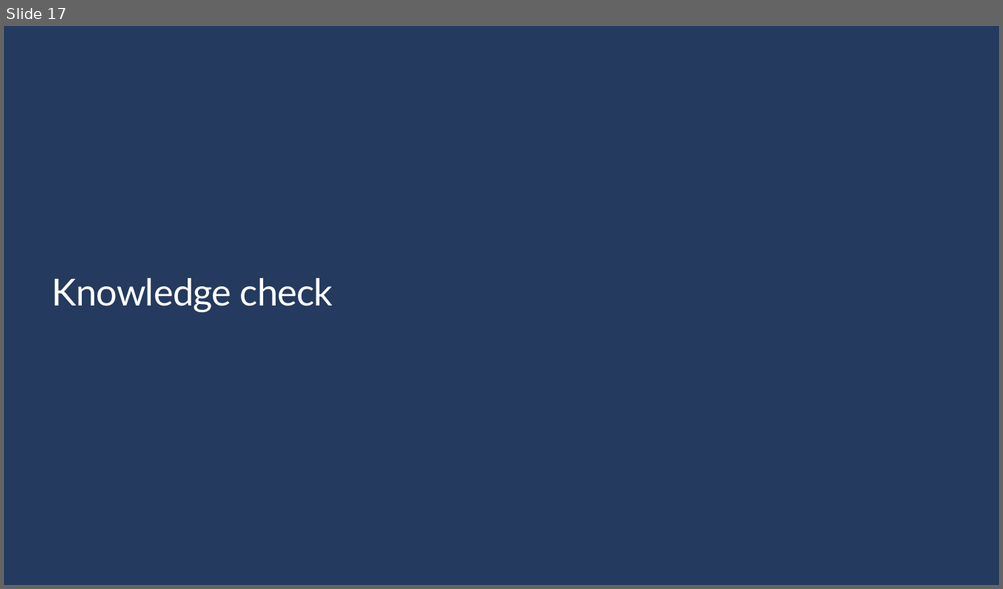
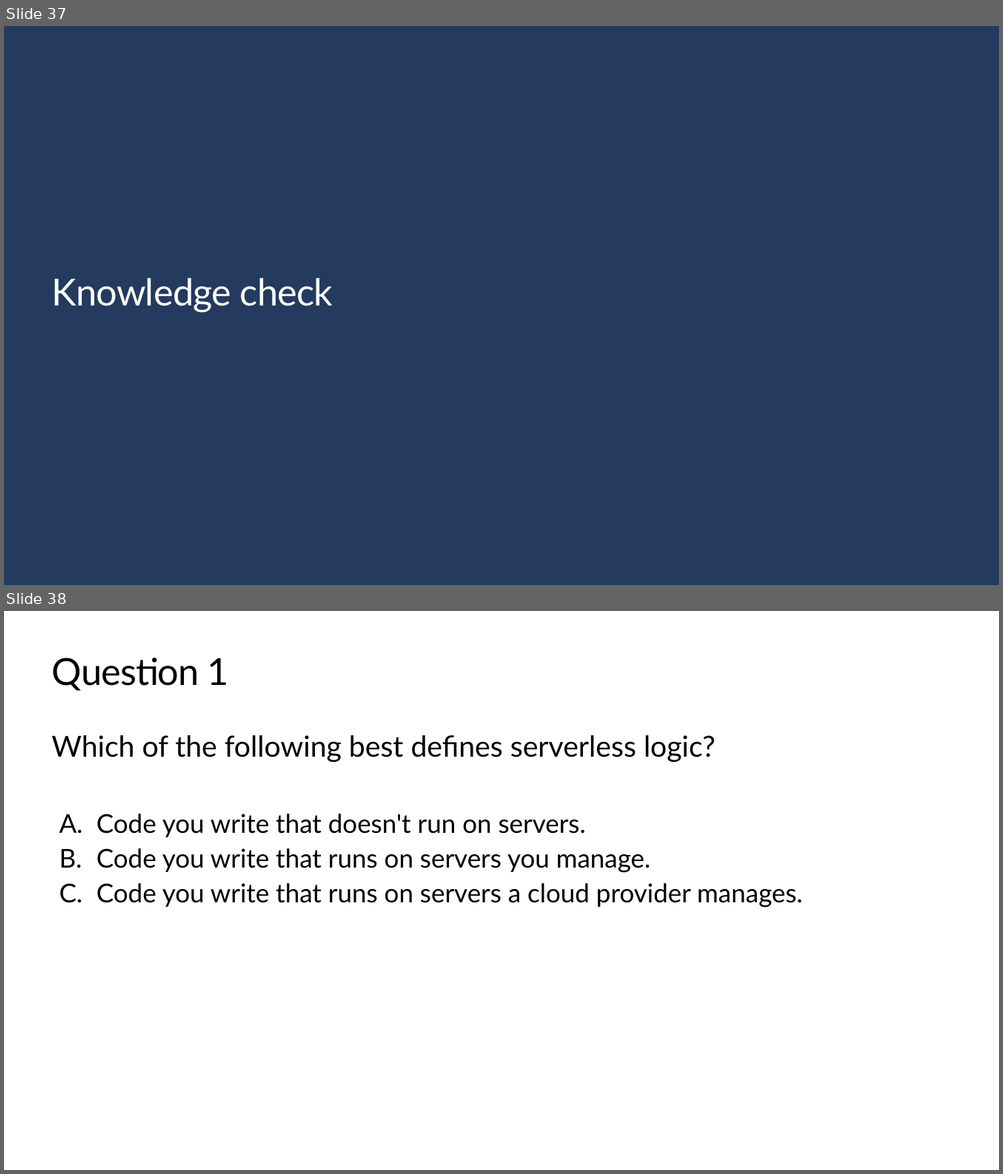
Before and after one commit to microsoft/workshop-library, a slide deck: azure-functions/slides.pptx. Shown one above the other, each under a label of ours: slide 17 before the commit, slides 37 and 38 after it. The pictures are 1003x589 and 1003x1174 pixels, drawn with LibreOffice and Linux fonts; fonts in the diff are those of the drawing; background and template pictures are left out. Boxes give left, top, right and bottom in pixels: in the first picture for what was removed or moved away, otherwise in the second. Text is boxed around its words. In the diff, an @@ line names an element or a change of style, - is before the commit and + after.

```diff
--- a/azure-functions/slides.pptx
+++ b/azure-functions/slides.pptx
@@ slide 38 added at bbox=[4, 611, 999, 1170], background #FFFFFF @@
@@ title added at bbox=[52, 658, 229, 691], 36 pt, text #000000 @@
+Question 1
@@ text added at bbox=[51, 735, 715, 762], 28 pt, text #000000 @@
+Which of the following best defines serverless logic?
@@ text added at bbox=[96, 814, 802, 908], 25 pt, text #000000 @@
+  A. Code you write that doesn't run on servers.
+  B. Code you write that runs on servers you manage.
+  C. Code you write that runs on servers a cloud provider manages.
@@ what was slide 17 is now slide 37 @@
```
Also in this commit, not shown: 6 slides changed, 33 other slides added, 45 slides removed.
